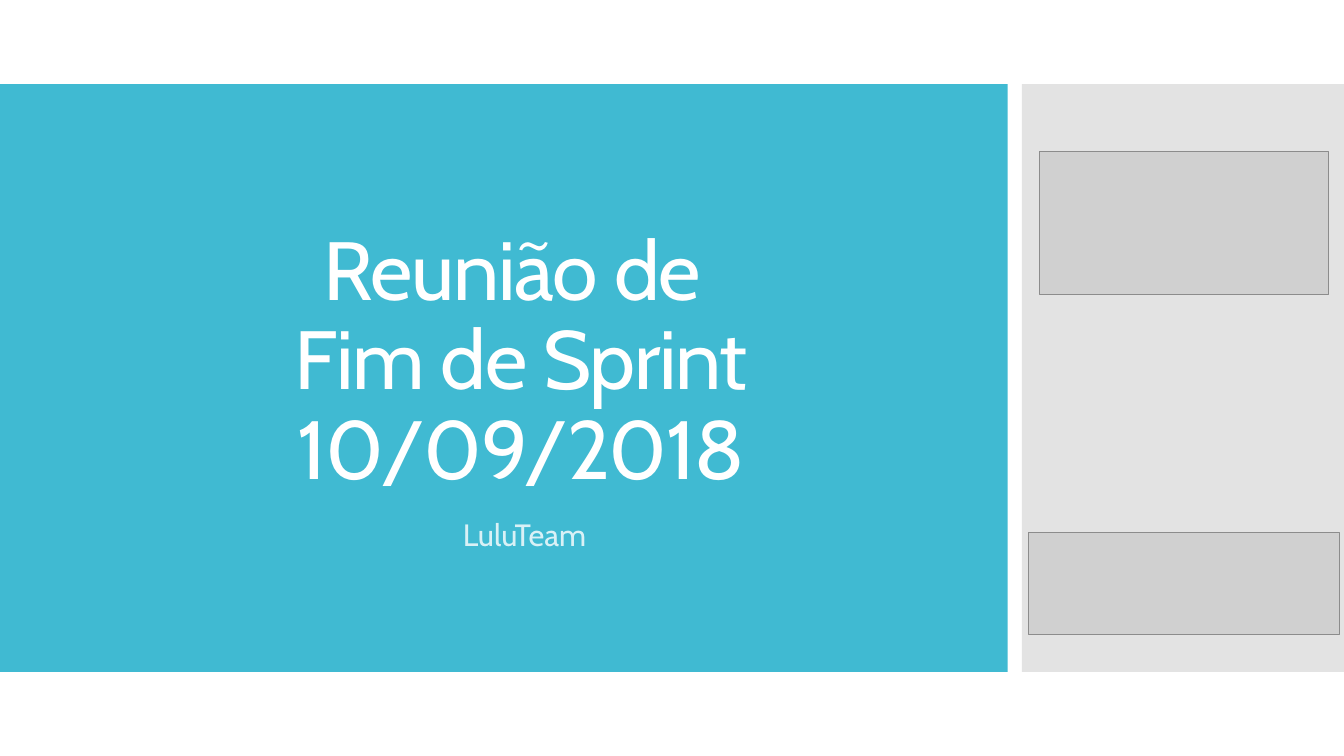
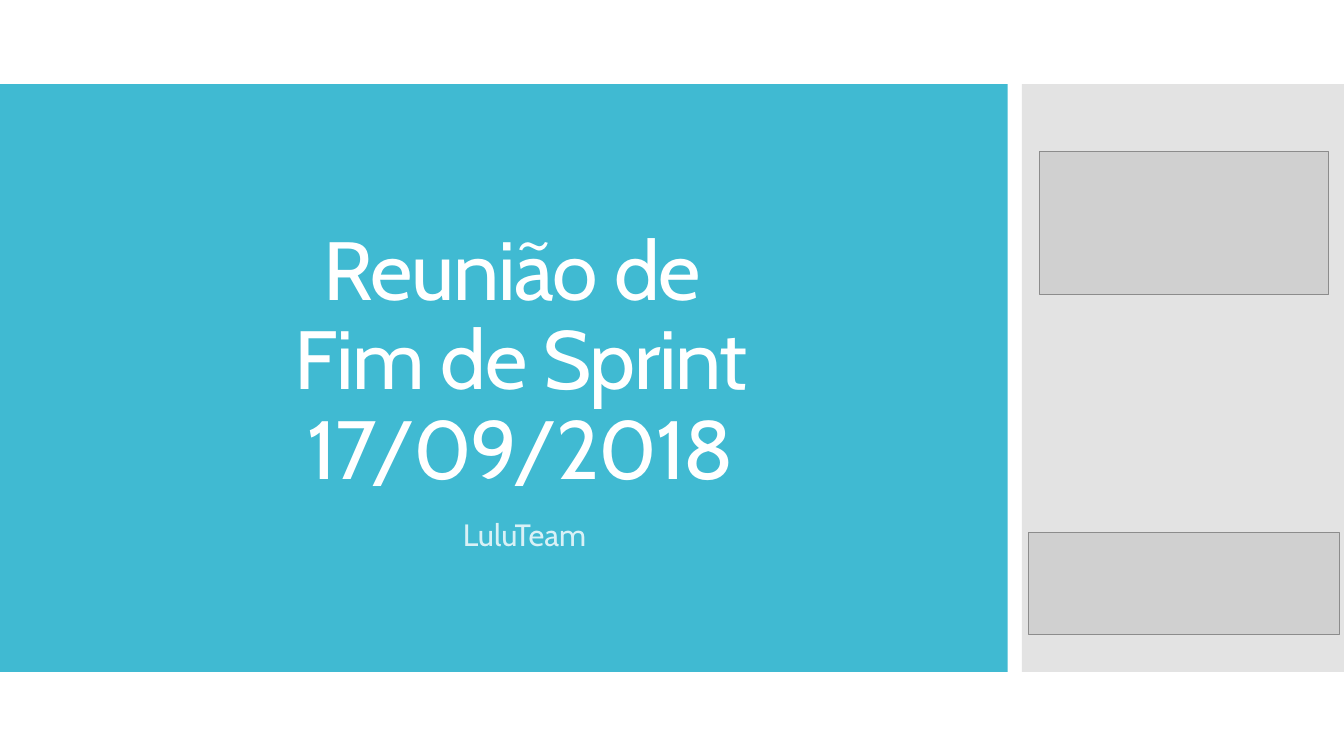
Before and after one commit to AlexandroGonSan/Projeto_final_POO_2018.2, a slide deck: slide 1 of Sprints/Sprint_006 da equipe.pptx. Drawn at 1344x756 pixels with LibreOffice and Linux fonts; fonts in the diff are those of the drawing; grey boxes stand for pictures. Boxes give left, top, right and bottom in pixels: in the first picture for what was removed or moved away, otherwise in the second. Text is boxed around its words. In the diff, an @@ line names an element or a change of style, - is before the commit and + after.

Commit message:
Sprint
Slide do sprint para enviar para o prof hebert

```diff
--- a/Sprints/Sprint_006 da equipe.pptx
+++ b/Sprints/Sprint_006 da equipe.pptx
@@ title at <box>295,238,747,486</box>: text changed @@
-Reunião de
-Fim de Sprint
-10/09/2018
+Reunião de
+Fim de Sprint
+17/09/2018
```
Also in this commit, not shown: 3 other files.
